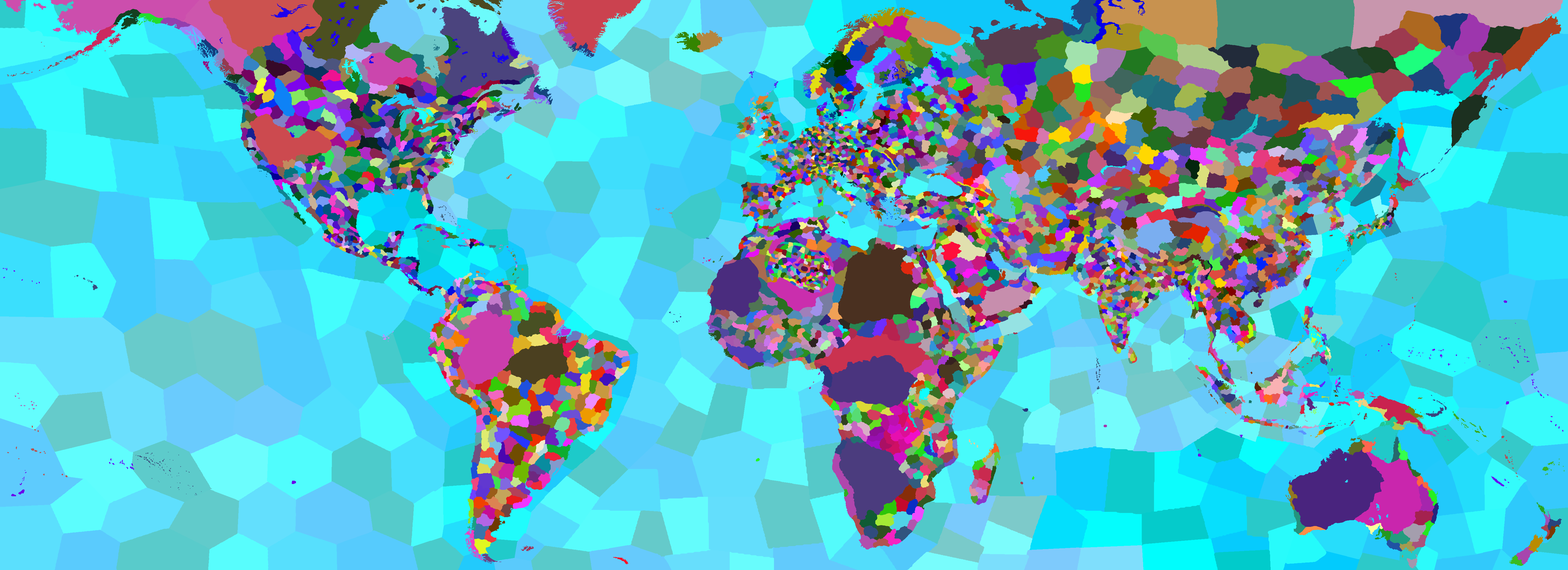
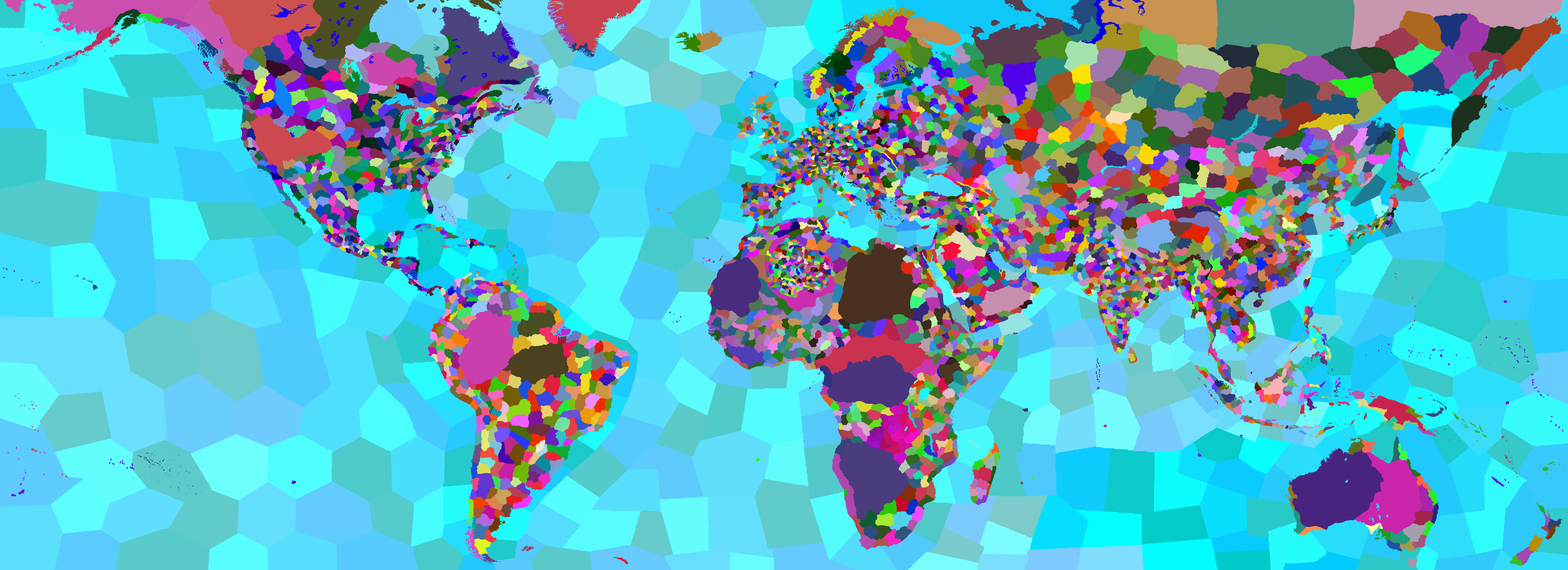
The second 1568 × 570 image is a revision of the first. Changes to its layers:
painted on "provinces.bmp" over 764, 237, 822, 298
